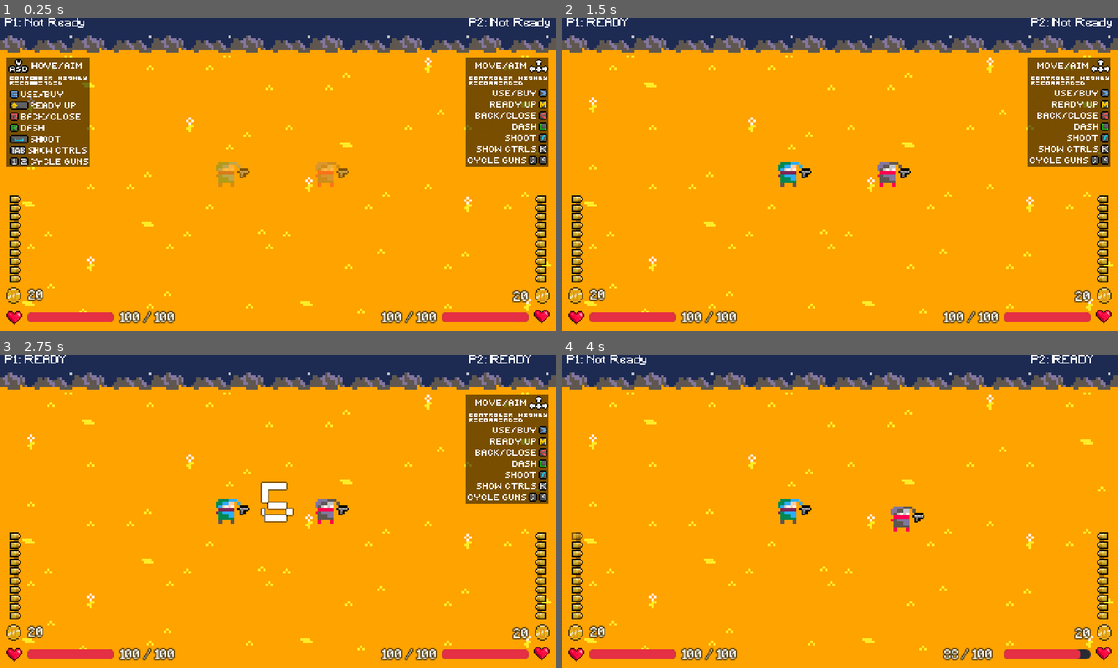
Above: before the commit, frames 1-4 (two rows, left to right).
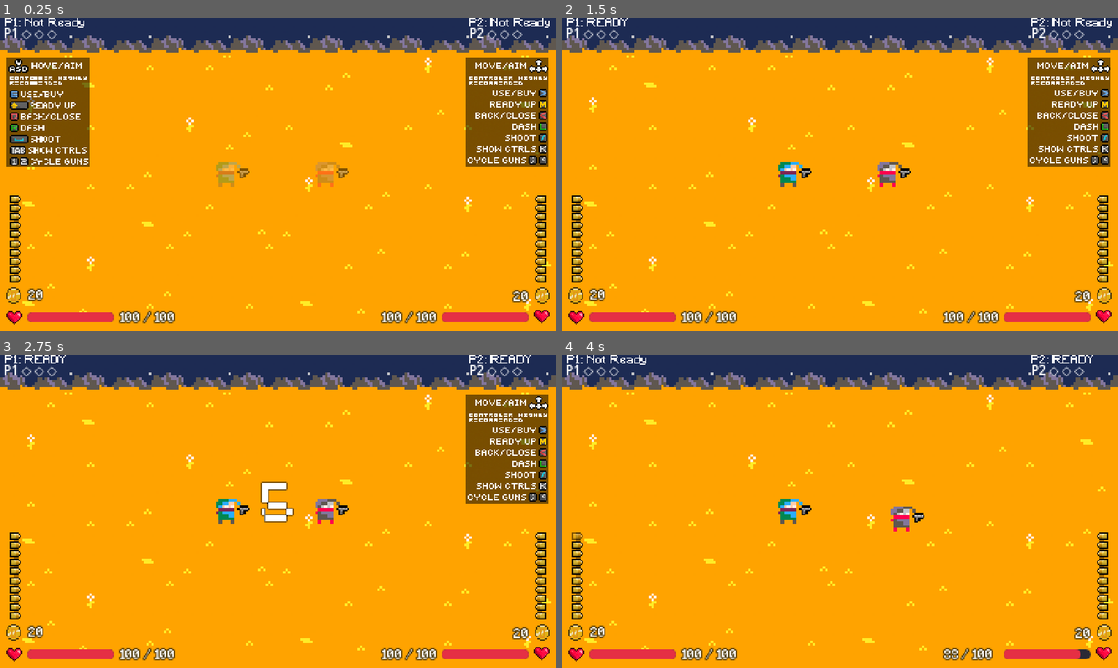
Above: after the commit, the same moments.

Repository: SamZhang150/rivals-ascent
Game: Godot game, scene res://scenes/core/splitscreen.tscn
Two runs of this game, one before a commit and one after it. Both use one fixed random seed, a clock stepped at 60 frames per second and the inputs below.
Inputs (mouse positions are in pixels of both pictures, inside the frame that each line leads up to):
- Up to frame 1 (0.25 s): no input
- Up to frame 2 (1.5 s): move the mouse to (962, 158) at 0.52 s; hold Shift (p1_ready) 0.53-1.28 s; click (962, 158) at 0.67 s; tap Enter at 1.25 s; move the mouse to (728, 190) at 1.27 s; tap Tab (p1_toggle_controls) at 1.35 s; click (728, 190) at 1.42 s
- Up to frame 3 (2.75 s): tap Space at 2 s; move the mouse to (333, 442) at 2.02 s; hold M (p2_ready) from 2.03 s (still down); click (333, 442) at 2.17 s
- Up to frame 4 (4 s): tap Enter at 2.75 s; move the mouse to (812, 574) at 2.77 s; release M (p2_ready) at 2.78 s; tap K (p2_toggle_controls) at 2.85 s; click (812, 574) at 2.92 s; tap Space at 3.5 s; move the mouse to (1006, 558) at 3.52 s; hold Shift (p1_ready) from 3.53 s (still down); click (1006, 558) at 3.67 s

The runs differ from the first frame. In frame 1, 0.2% of the frame differs, in the area x 0-94%, y 3-7%; in frame 2, 0.2%; in frame 3, 0.2%; in frame 4, 0.2%.

Commit message:
duel win tracking

Diff:
--- a/scenes/core/splitscreen.tscn
+++ b/scenes/core/splitscreen.tscn
@@ -230,6 +230,74 @@
 sprite_frames = SubResource("SpriteFrames_05jgh")
 animation = &"controlskey"
 
+[node name="DuelScoreUI" type="Control" parent="UI" unique_id=1943417043]
+layout_mode = 3
+anchors_preset = 0
+offset_right = 40.0
+offset_bottom = 40.0
+
+[node name="P1ScoreLabel" type="Label" parent="UI/DuelScoreUI" unique_id=1185445675]
+layout_mode = 0
+offset_left = 3.0
+offset_top = 5.0
+offset_right = 33.0
+offset_bottom = 25.0
+theme_override_font_sizes/font_size = 10
+
+[node name="P2ScoreLabel" type="Label" parent="UI/DuelScoreUI" unique_id=1677347979]
+layout_mode = 0
+offset_left = 378.0
+offset_top = 5.0
+offset_right = 418.0
+offset_bottom = 28.0
+theme_override_font_sizes/font_size = 10
+horizontal_alignment = 2
+
+[node name="DuelPointPopup" type="Label" parent="UI/DuelScoreUI" unique_id=87641317]
+visible = false
+layout_mode = 0
+offset_right = 40.0
+offset_bottom = 23.0
+horizontal_alignment = 1
+
+[node name="GameOverUI" type="Control" parent="UI" unique_id=1480265853]
+layout_mode = 3
+anchors_preset = 0
+offset_right = 40.0
+offset_bottom = 40.0
+
+[node name="Backdrop" type="ColorRect" parent="UI/GameOverUI" unique_id=562855358]
+layout_mode = 0
+offset_right = 40.0
+offset_bottom = 40.0
+color = Color(0, 0, 0, 1)
+
+[node name="Panel" type="Panel" parent="UI/GameOverUI" unique_id=397715008]
+custom_minimum_size = Vector2(500, 300)
+layout_mode = 0
+offset_right = 40.0
+offset_bottom = 40.0
+
+[node name="TitleLabel" type="Label" parent="UI/GameOverUI/Panel" unique_id=800344525]
+layout_mode = 0
+offset_right = 40.0
+offset_bottom = 23.0
+
+[node name="WinnerLabel" type="Label" parent="UI/GameOverUI/Panel" unique_id=354953528]
+layout_mode = 0
+offset_right = 40.0
+offset_bottom = 23.0
+
+[node name="FinalScoreLabel" type="Label" parent="UI/GameOverUI/Panel" unique_id=1050017452]
+layout_mode = 0
+offset_right = 40.0
+offset_bottom = 23.0
+
+[node name="RestartLabel" type="Label" parent="UI/GameOverUI/Panel" unique_id=1941419644]
+layout_mode = 0
+offset_right = 40.0
+offset_bottom = 23.0
+
 [node name="Ready" type="AudioStreamPlayer" parent="." unique_id=2046117568]
 stream = ExtResource("18_8p1l0")
 
--- a/scripts/core/splitscreen.gd
+++ b/scripts/core/splitscreen.gd
@@ -43,6 +43,16 @@
 @onready var countdown_label: Label = $UI/ReadyUpUI/CountdownLabel
 @onready var shop_ui: Control = $UI/ShopUI
 @onready var round_over_ui: Control = $UI/RoundOverUI
+@onready var duel_score_ui: Control = $UI/DuelScoreUI
+@onready var p1_score_label: Label = $UI/DuelScoreUI/P1ScoreLabel
+@onready var p2_score_label: Label = $UI/DuelScoreUI/P2ScoreLabel
+@onready var duel_point_popup: Label = $UI/DuelScoreUI/DuelPointPopup
+@onready var game_over_ui: Control = $UI/GameOverUI
+@onready var game_over_title: Label = $UI/GameOverUI/Panel/TitleLabel
+@onready var game_over_winner: Label = $UI/GameOverUI/Panel/WinnerLabel
+@onready var game_over_score: Label = $UI/GameOverUI/Panel/FinalScoreLabel
+@onready var game_over_restart: Label = $UI/GameOverUI/Panel/RestartLabel
+
 
 var phase: Phase = Phase.LOBBY
 var p1: CharacterBody2D
@@ -221,6 +231,7 @@
 	p1_wins = 0
 	p2_wins = 0
 	current_round = 0
+	duel_resolved = false
 	p1_ready = false
 	p2_ready = false
 	p1_room_index = 0
@@ -228,6 +239,10 @@
 	p1_finished_dungeon = false
 	p2_finished_dungeon = false
 	_sync_player_ready_states()
+	_update_duel_score_ui()
+
+	if game_over_ui:
+		game_over_ui.visible = false
 
 func _transition_to(new_phase: Phase):
 	phase = new_phase
@@ -330,26 +345,49 @@
 
 		Phase.ROUND_END:
 			_enable_players(false)
-			round_over_ui.visible = true
-			var winner_label = round_over_ui.get_node("WinnerLabel") as Label
-			var score_label = round_over_ui.get_node("ScoreLabel") as Label
-			score_label.text = "Score: %d - %d" % [p1_wins, p2_wins]
+			_set_players_combat(false)
+
 			if p1_wins >= DUELS_TO_WIN:
-				winner_label.text = "Player 1 Wins the Match!"
-				phase = Phase.GAME_OVER
+				_transition_to(Phase.GAME_OVER)
 			elif p2_wins >= DUELS_TO_WIN:
-				winner_label.text = "Player 2 Wins the Match!"
-				phase = Phase.GAME_OVER
+				_transition_to(Phase.GAME_OVER)
 			else:
-				winner_label.text = "Round %d Complete" % current_round
-				# Auto-advance after delay
+				round_over_ui.visible = true
+				var winner_label = round_over_ui.get_node("WinnerLabel") as Label
+				var score_label = round_over_ui.get_node("ScoreLabel") as Label
+
+				winner_label.text = "Duel %d Complete" % current_round
+				score_label.text = "Score: %d - %d" % [p1_wins, p2_wins]
+
 				get_tree().create_timer(3.0).timeout.connect(
 					func(): _transition_to(Phase.LOBBY)
 				)
+			#round_over_ui.visible = true
+			#var winner_label = round_over_ui.get_node("WinnerLabel") as Label
+			#var score_label = round_over_ui.get_node("ScoreLabel") as Label
+			#score_label.text = "Score: %d - %d" % [p1_wins, p2_wins]
+			#if p1_wins >= DUELS_TO_WIN:
+				#winner_label.text = "Player 1 Wins the Match!"
+				#phase = Phase.GAME_OVER
+			#elif p2_wins >= DUELS_TO_WIN:
+				#winner_label.text = "Player 2 Wins the Match!"
+				#phase = Phase.GAME_OVER
+			#else:
+				#winner_label.text = "Round %d Complete" % current_round
+				## Auto-advance after delay
+				#get_tree().create_timer(3.0).timeout.connect(
+					#func(): _transition_to(Phase.LOBBY)
+				#)
+
 
 		Phase.GAME_OVER:
 			_enable_players(false)
-			round_over_ui.visible = true
+			_set_players_combat(false)
+			_set_screen_mode(ScreenMode.SHARED)
+
+			var winner_id := 1 if p1_wins >= DUELS_TO_WIN else 2
+			_show_game_over_screen(winner_id)
+			#round_over_ui.visible = true
 
 
 # ─── DUNGEON GENERATION ─────────────────────────────────
@@ -466,12 +504,33 @@
 
 # ─── PVP RESOLUTION / LOBBY RESPAWN ────────────────────
 func register_duel_result(loser_id: int) -> void:
-	if loser_id == 1:
+	var winner_id := 2 if loser_id == 1 else 1
+
+	if winner_id == 1:
+		p1_wins += 1
+	else:
 		p2_wins += 1
-	else:
-		p1_wins += 1
 	current_round += 1
+	_update_duel_score_ui()
+	_show_duel_point_popup(winner_id)
+
+	await get_tree().create_timer(1.5).timeout
 	_transition_to(Phase.ROUND_END)
+
+func _show_duel_point_popup(winner_id: int) -> void:
+	duel_point_popup.visible = true
+	duel_point_popup.text = "PLAYER %d CLAIMS A DUEL POINT!" % winner_id
+
+	duel_point_popup.scale = Vector2(0.6, 0.6)
+	duel_point_popup.modulate.a = 0.0
+
+	var tween = create_tween()
+	tween.parallel().tween_property(duel_point_popup, "scale", Vector2(1.2, 1.2), 0.2)
+	tween.parallel().tween_property(duel_point_popup, "modulate:a", 1.0, 0.2)
+	tween.tween_interval(0.8)
+	tween.parallel().tween_property(duel_point_popup, "scale", Vector2(1.0, 1.0), 0.2)
+	tween.parallel().tween_property(duel_point_popup, "modulate:a", 0.0, 0.2)
+
 
 ## Call this from the player script when a player dies
 func on_player_died(player_id: int):
@@ -487,6 +546,36 @@
 		return
 	duel_resolved = true
 	register_duel_result(player_id)
+
+func _update_duel_score_ui() -> void:
+	p1_score_label.text = "P1 " + _make_win_markers(p1_wins)
+	p2_score_label.text = "P2 " + _make_win_markers(p2_wins)
+
+func _make_win_markers(wins: int) -> String:
+	var text := ""
+
+	for i in range (DUELS_TO_WIN):
+		if i < wins:
+			text += "◆ "
+		else:
+			text += "◇ "
+	return text
+
+func _show_game_over_screen(winner_id: int) -> void:
+	game_over_ui.visible = true
+
+	game_over_title.text = "RIVAL ASCENDED"
+	game_over_winner.text = "PLAYER %d WINS THE MATCH" % winner_id
+	game_over_score.text = "Final Score: %d - %d" % [p1_wins, p2_wins]
+	game_over_restart.text = "Both players press Ready to restart"
+
+	var panel = $UI/GameOverUI/Panel
+	panel.scale = Vector2(0.8, 0.8)
+	panel.modulate.a = 0.0
+
+	var tween = create_tween()
+	tween.parallel().tween_property(panel, "scale", Vector2(1.0, 1.0), 0.35)
+	tween.parallel().tween_property(panel, "modulate:a", 1.0, 0.35)
 
 
 # ─── READY-UP ───────────────────────────────────────────
@@ -558,6 +647,8 @@
 		p2.set_ready_state(p2_ready)
 
 
+
+
 # ─── HELPERS ─────────────────────────────────────────────
 func _place_room(scene: PackedScene, pos: Vector2) -> Node2D:
 	var instance = scene.instantiate() as Node2D
